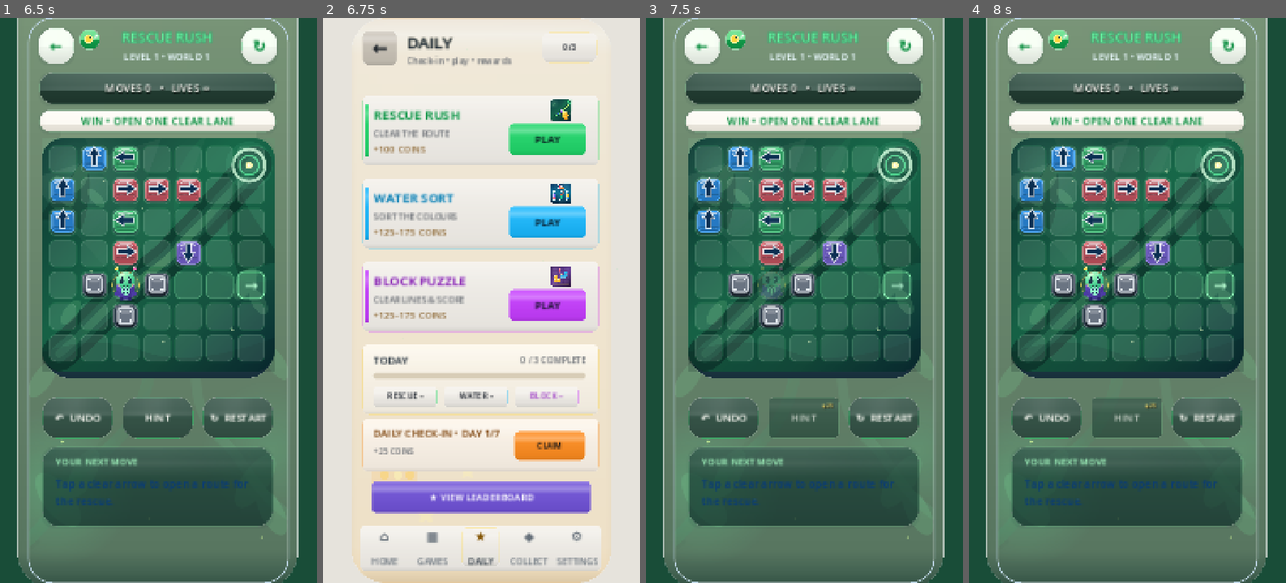
Above: before the commit, frames 1-4 (left to right).
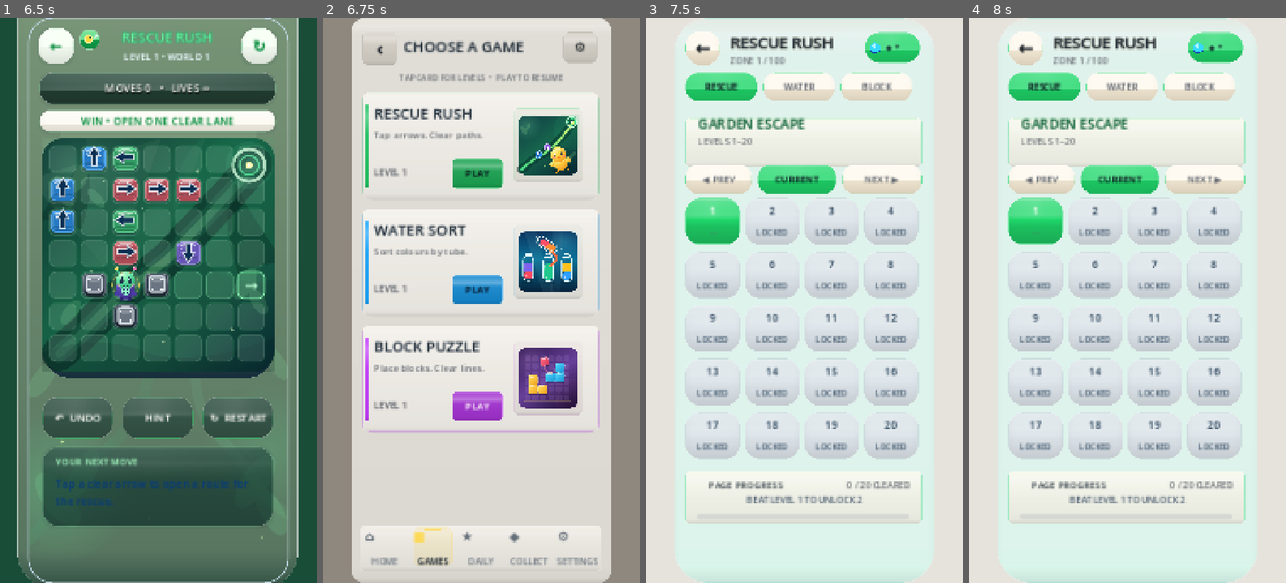
Above: after the commit, the same moments.

Repository: eghosa001/unjam
Game: Godot game, scene res://scenes/Boot.tscn
Two runs of this game, one before a commit and one after it. Both use one fixed random seed, a clock stepped at 60 frames per second and the inputs below.
Inputs (mouse positions are in pixels of both pictures, inside the frame that each line leads up to):
- Up to frame 1 (6.5 s): tap Enter at 0.5 s; move the mouse to (228, 272) at 0.52 s; click (228, 272) at 0.67 s; tap Space at 1.25 s; drag from (95, 328) to (142, 413) at 1.27 s; click "PLAY DAILY" at 2 s; click "PLAY" at 2.75 s; click "PLAY NOW" at 3.5 s; click "↻ RESTART" at 4.25 s; click "↻ RESTART" at 5 s; click "↻ RESTART" at 5.75 s
- Up to frame 2 (6.75 s): click "←" at 6.5 s
- Up to frame 3 (7.5 s): click "PLAY" at 7.25 s
- Up to frame 4 (8 s): no input

Frame 1 is identical in both runs. In frame 2, 50% of the frame differs, in the area x 0-100%, y 0-100%; in frame 3, 99%; in frame 4, 99%.

Commit message:
Fix reported Android issues together: Block tray scale, Water bottle arc, one-step Back and Quality Lab contrast (#322)
* Route every in-game Back directly to Choose Game without transient Home or level browser

* Scale Block tray pieces to the actual 8x8 board instead of tiny fixed 37px artwork

* Animate left-edge Water Sort bottles along real smooth travel arcs before tilt and pour

* Use typed tween callback variable for source bottle Bézier arc compatibility

* Repair Device Quality Lab white-on-white readability on Samsung themes using guaranteed dark panel and high contrast controls

* Verify one-step Back to Choose Game for Rescue, Water and Block, preserving stale-signal guards

* Ensure rapid double Back stays on Choose Game without second navigation

* Test direct game Back to Choose Game with no intermediate levels/home

* Assert Block Puzzle exits directly to selector with no transitional screen

* Use full tray width and taller slots to enlarge all three Block Puzzle pieces without moving the 8x8 board

* Test actual bottle flight arc and reduced-motion variant in first Water Sort layout

* Verify enlarged Block tray cells and slot geometry on three Android viewport sizes

* Regress-proof the actual Samsung screenshot contrast fault in Device Quality Lab

* Update Block tray size regression expectations for enlarged three-slot layout

* Fix duplicate local variable in focused Block Puzzle visual regression

* Avoid preexisting board_cell local in scoped Block Puzzle ratio test

* Test that quitting daily puzzles also returns directly to Choose Game, while daily completions still return Daily

* Expect direct Choose Game route after an async-launched game exits

* Prevent Water theme callbacks on detached scene from throwing during fast Android Back transitions

* Inspect real Android quality modal button style during focused visual regression

* Darken Quality Lab action buttons to achieve readable white text on real Samsung display

Diff:
--- a/scripts/game/block_puzzle_3d.gd
+++ b/scripts/game/block_puzzle_3d.gd
@@ -254,7 +254,7 @@
 	piece_row.name = "BlockPieceRow"
 	piece_row.alignment = BoxContainer.ALIGNMENT_CENTER
 	piece_row.add_theme_constant_override("separation", 7)
-	FigmaReferenceCanvas.set_rect(piece_row, 20, 536, 350, 96)
+	FigmaReferenceCanvas.set_rect(piece_row, 20, 532, 350, 110)
 	canvas.add_child(piece_row)
 
 	var status_region := Control.new()
@@ -383,9 +383,11 @@
 
 func _tray_piece_button_size() -> Vector2:
 	# This scene is authored on a 390x844 Figma canvas and scales uniformly as a
-	# whole. Keep three 104px slots inside the 326px row while trimming unused
-	# vertical tray space so the blocks themselves own the visual hierarchy.
-	return Vector2(104, 96)
+	# whole. The former 104px slots wasted 24px of horizontal room and made
+	# the bricks look tiny beside the board-sized drag preview. Three 112px
+	# slots plus two 7px gutters now fill the actual 350px row; the full
+	# 104px vertical slot still stays within the existing 120px tray card.
+	return Vector2(112, 104)
 
 func load_level() -> void:
 	_clear_transition_active = false
--- a/scripts/game/water_sort_casual.gd
+++ b/scripts/game/water_sort_casual.gd
@@ -418,6 +418,11 @@
 	board.position = Vector2(194.0 - content_w * 0.5, 169.0 + (450.0 - content_h) * 0.5)
 
 func _shell_dark_mode() -> bool:
+	# Scene exits detach the outgoing Water game synchronously. Deferred
+	# theme/shell callbacks can still arrive before queue_free completes; do
+	# not consult SceneTree through a detached control (Android Back flicker).
+	if not is_inside_tree():
+		return false
 	var main := get_tree().current_scene
 	var shell := main.get_node_or_null("UXShell") if main != null else null
 	return shell != null and String(shell.get("theme_mode")) == "dark"
--- a/scripts/game/water_sort_reference_motion.gd
+++ b/scripts/game/water_sort_reference_motion.gd
@@ -275,6 +275,18 @@
 			+ p3 * (t * t * t)
 		)
 	return points
+
+func _bottle_travel_arc(start: Vector2, destination: Vector2, fraction: float, height: float) -> Vector2:
+	# The BOTTLE must travel in an arc as well as the liquid. A straight
+	# position tween made the leftmost tutorial tube slide horizontally into
+	# its receiver, which looked like one bottle passing inside the other.
+	# Analytic curve: same endpoints as the old tween, no extra nodes/timers.
+	var t := clampf(fraction, 0.0, 1.0)
+	var ease := t * t * (3.0 - 2.0 * t)
+	var point := start.lerp(destination, ease)
+	var arc := 4.0 * t * (1.0 - t) * maxf(0.0, height)
+	point.y -= arc
+	return point
 
 func _pour_direction(from_rect: Rect2, to_rect: Rect2, source_width: float, viewport_width: float) -> float:
 	var horizontal_delta := to_rect.get_center().x - from_rect.get_center().x
@@ -430,8 +442,19 @@
 	desired = _clamp_pour_source_position(desired, ghost.size, viewport_size.x)
 	desired = _clamp_rotated_source_position(desired, ghost, final_rotation, viewport_size)
 	var travel_time := MotionSystem.duration(&"travel")
-	var travel := create_tween().set_trans(Tween.TRANS_CUBIC).set_ease(Tween.EASE_OUT)
-	travel.tween_property(ghost, "position", desired, travel_time)
+	var travel_start := ghost.position
+	var travel_rise := clampf(travel_start.distance_to(desired) * 0.22, 30.0, 88.0)
+	if MotionSystem.reduced():
+		travel_rise = 12.0
+	# A single tween now guides the source bottle around a visible arc toward
+	# the receiver mouth. The ghost remains upright until it reaches the tip
+	# position, and the existing liquid Bézier begins only after the tilt.
+	var travel := create_tween()
+	var update_travel := func(progress: float) -> void:
+		if is_instance_valid(ghost):
+			var point := _bottle_travel_arc(travel_start, desired, progress, travel_rise)
+			ghost.position = Vector2(point.x, maxf(12.0, point.y))
+	travel.tween_method(update_travel, 0.0, 1.0, travel_time)
 	await travel.finished
 	if not is_instance_valid(ghost) or not is_instance_valid(receiver):
 		_abort_pour_visuals(ghost, receiver, source_index, target_index)
--- a/scripts/ui/block_piece_button.gd
+++ b/scripts/ui/block_piece_button.gd
@@ -480,10 +480,14 @@
 	return _tray_cell_size(max_x, max_y)
 
 func _tray_cell_size(max_x: int, max_y: int) -> float:
-	var fit_cell := minf((size.x - 4.0) / float(max_x + 1), (size.y - 4.0) / float(max_y + 1))
-	# Tray pieces should be immediately legible and slightly larger than the 32.6px board
-	# cells, while still fitting the tallest three-cell shapes without clipping.
-	return clampf(minf(37.0, fit_cell), 18.0, 37.0)
+	var fit_cell := minf((size.x - 8.0) / float(max_x + 1), (size.y - 8.0) / float(max_y + 1))
+	# Formerly capped at 37 authored pixels even on 1080px phones where the
+	# BOARD tiles are 80-90px. That made the tray feel miniature, followed by
+	# an oversized ghost when dragging. Fill the actual slot and size each
+	# piece relative to its board, while guaranteeing the entire shape fits.
+	var board_cell := _board_cell_visual_size(_game())
+	var preferred := clampf(board_cell * 0.84, 43.0, 68.0) if board_cell > 0.0 else 58.0
+	return maxf(16.0, minf(preferred, fit_cell))
 
 func _draw_block(rect: Rect2, fill: Color) -> void:
 	var radius := maxi(5, int(rect.size.x * 0.18))
--- a/scripts/ui/device_quality_lab.gd
+++ b/scripts/ui/device_quality_lab.gd
@@ -46,6 +46,15 @@
 	panel.custom_minimum_size.x = 356
 	panel.add_theme_stylebox_override("panel", UI.solid_box(Color("#1c293c"),19,Color("#5a84aa"),2))
 	scroll.add_child(panel)
+	# Some runtime themes overwrite the panel style with a light surface. The
+	# Android report then has white text on grey (as in the supplied capture).
+	# This explicit opaque interior remains dark regardless of theme overrides.
+	var contrast := ColorRect.new()
+	contrast.name = "QualityLabContrastSurface"
+	contrast.color = Color("#15283c")
+	contrast.mouse_filter = Control.MOUSE_FILTER_IGNORE
+	panel.add_child(contrast)
+	contrast.set_anchors_and_offsets_preset(Control.PRESET_FULL_RECT)
 	var pad := MarginContainer.new()
 	for edge in ["left","right","top","bottom"]:
 		pad.add_theme_constant_override("margin_%s" % edge,17)
@@ -91,6 +100,8 @@
 	label.size_flags_horizontal = Control.SIZE_EXPAND_FILL
 	label.accessibility_name = value
 	parent.add_child(label)
+	label.add_theme_color_override("font_color",color)
+	label.add_theme_color_override("font_shadow_color",Color("#000000",0.1))
 	return label
 
 func _button(parent: Node, title: String, color: Color, callback: Callable) -> Button:
@@ -102,6 +113,17 @@
 	action.accessibility_name = title
 	action.pressed.connect(callback)
 	parent.add_child(action)
+	# Force explicit contrast on Android regardless of the global light/dark
+	# card skin. The old shared-style path could render white buttons with
+	# white text or near-grey panels under an opaque modal.
+	action.add_theme_stylebox_override("normal",UI.solid_box(color.darkened(0.29),13,Color("#b6d6e2",0.68),1))
+	action.add_theme_stylebox_override("hover",UI.solid_box(color.darkened(0.15),13,Color("#cceaf5"),2))
+	action.add_theme_stylebox_override("pressed",UI.solid_box(color.darkened(0.15),13,Color("#cceaf5"),2))
+	action.add_theme_stylebox_override("disabled",UI.solid_box(Color("#354859"),13,Color("#70879a"),1))
+	action.add_theme_color_override("font_color",Color.WHITE)
+	action.add_theme_color_override("font_hover_color",Color.WHITE)
+	action.add_theme_color_override("font_pressed_color",Color.WHITE)
+	action.add_theme_color_override("font_disabled_color",Color("#d3e3ed"))
 	action.set_deferred("focus_mode",Control.FOCUS_ALL)
 	return action
 
--- a/scripts/ui/robust_main.gd
+++ b/scripts/ui/robust_main.gd
@@ -617,26 +617,22 @@
 	return _game_context(game, selected_game_id, false)
 
 
-func _return_from_game(game_id: String, was_daily: bool, level_number: int = -1) -> void:
-	_remove_active_game()
+func _return_from_game(game_id: String, was_daily: bool, _level_number: int = -1) -> void:
+	# Exit directly to CHOOSE GAME, without rebuilding a Level Select page or
+	# momentarily revealing Home underneath the incoming persistent Live layer.
+	# Both the in-game Back button and Android Back use this single transition.
+	# Preserve game identity for the next intentional campaign selection.
+	if game_id in MultiGameManager.GAME_IDS:
+		selected_game_id = game_id
 	if was_daily:
-		_return_from_daily(game_id)
-		return
-	if game_id == "rescue_rush":
-		selected_game_id = "rescue_rush"
-		if level_number > 0:
-			selected_world = LevelManager.world_for_level(level_number)
-		build_level_select()
-		return
-	if game_id not in ["water_sort", "block_puzzle"]:
+		_restore_campaign_checkpoint_after_daily(game_id)
+	# The premium game picker is a persistent, ready surface. Show it *before*
+	# disposing of the old game so no blank/incorrect frame can flash between.
+	if has_method("_open_games_surface"):
+		call("_open_games_surface")
+	else:
+		_remove_active_game()
 		build_home()
-		return
-	selected_game_id = game_id
-	var target_level := level_number if level_number > 0 else MultiGameManager.highest_level(game_id)
-	selected_multi_world = MultiGameManager.world_for_game_level(game_id, target_level)
-	selected_multi_page = _multi_page_for_level(game_id, target_level)
-	build_multi_level_select()
-
 
 func force_back_from_game() -> void:
 	if current_surface == "game_loading":
--- a/tests/validate_async_game_scene_launch.gd
+++ b/tests/validate_async_game_scene_launch.gd
@@ -35,7 +35,7 @@
 	if not _check(String(main.get("current_surface")) == "game", "Game launcher never settled into gameplay"):return
 	main.call("force_back_from_game")
 	await _frames(4)
-	if not _check(main.get("active_game") == null and String(main.get("current_surface")) == "levels", "Back after async game launch failed"):return
+	if not _check(main.get("active_game") == null and String(main.get("current_surface")) == "live", "Back after async game launch failed to land on Choose Game"):return
 
 	# Navigation churn must not leak active games or leave a "game_loading"
 	# overlay across subsequent home/selector transitions.
--- a/tests/validate_block_visual_integrity.gd
+++ b/tests/validate_block_visual_integrity.gd
@@ -116,6 +116,25 @@
 	if piece_row == null or piece_row.get_child_count() != 3:
 		game.queue_free()
 		return _fail("Block Puzzle tray does not contain exactly three visual slots")
+	# On compact and large phones, the pieces must fill their tray slots
+	# without becoming tiny relative to the 8x8 board and the exact-size ghost.
+	var scale_fixture_cells: Array = game.get("cell_buttons")
+	if scale_fixture_cells.is_empty():
+		game.queue_free()
+		return _fail("Block board has no cells for drag/tray proportion checks")
+	var tray_reference_cell_size := (scale_fixture_cells[0] as Control).size.x
+	var source_piece := piece_row.get_child(0) as SmoothBlockPieceButton
+	if source_piece == null:
+		game.queue_free()
+		return _fail("Block tray source renderer missing")
+	var three_wide_tile := float(source_piece.call("_tray_cell_size",2,0))
+	if three_wide_tile < minf(tray_reference_cell_size * 0.85, 30.0):
+		game.queue_free()
+		return _fail("Block tray is still miniature compared to board-aligned ghost")
+	if source_piece.size.x < 110.0 or source_piece.size.y < 100.0:
+		game.queue_free()
+		return _fail("Block tray still wastes available space and visually shrinks bricks")
+
 	var original_ids: Array[int] = []
 	for child in piece_row.get_children():
 		if not child is SmoothBlockPieceButton:
--- a/tests/validate_daily_and_late_water_runtime.gd
+++ b/tests/validate_daily_and_late_water_runtime.gd
@@ -45,8 +45,8 @@
 		return _fail(save_manager, original, "Water Daily did not launch as a Daily game")
 	active_water.emit_signal("quit_requested")
 	await _frames(5)
-	if String(main.get("current_surface")) != "daily" or main.get("active_game") != null:
-		return _fail(save_manager, original, "Quitting Water Daily did not return to Daily Games")
+	if String(main.get("current_surface")) != "live" or main.get("active_game") != null:
+		return _fail(save_manager, original, "Quitting Water Daily did not return to Choose Game")
 
 	main.call("start_game_daily", "block_puzzle")
 	var active_block = await _wait_for_game(main)
@@ -63,8 +63,8 @@
 		return _fail(save_manager, original, "Rescue Daily did not launch as a Daily game")
 	main.call("force_back_from_game")
 	await _frames(5)
-	if String(main.get("current_surface")) != "daily" or main.get("active_game") != null:
-		return _fail(save_manager, original, "Android/back exit from Rescue Daily did not return to Daily Games")
+	if String(main.get("current_surface")) != "live" or main.get("active_game") != null:
+		return _fail(save_manager, original, "Android/back exit from Rescue Daily did not return to Choose Game")
 
 	for game_id in ["water_sort", "block_puzzle", "rescue_rush"]:
 		var state: Dictionary = main.call("_daily_ui_state", game_id, Color.WHITE)
--- a/tests/validate_device_quality_lab.gd
+++ b/tests/validate_device_quality_lab.gd
@@ -39,6 +39,16 @@
 	var start := _find_button(panel,"START 90S")
 	if scroll == null or report == null or start == null:
 		return _fail("Quality Lab modal is missing controls or report")
+	var contrast := panel.find_child("QualityLabContrastSurface",true,false) as ColorRect
+	if contrast == null or contrast.color.get_luminance() > 0.20 or contrast.color.a < 0.99:
+		return _fail("Device Quality Lab must keep white report text against a guaranteed opaque dark surface")
+	var current_button_style := start.get_theme_stylebox("normal")
+	print("DEVICE_QA_BUTTON_STYLE: ",current_button_style.get_class() if current_button_style != null else "none", " override=",start.has_theme_stylebox_override("normal")," brightness=", (current_button_style as StyleBoxFlat).bg_color.get_luminance() if current_button_style is StyleBoxFlat else -1.0)
+	var start_style := current_button_style as StyleBoxFlat
+	if start_style == null or start_style.bg_color.get_luminance() > 0.31:
+		return _fail("Device Quality Lab start control lost its distinct high contrast fill")
+	if start.get_theme_color("font_color").get_luminance() < 0.80:
+		return _fail("Device Quality Lab action text is illegible against its button fill")
 	var rect := scroll.get_global_rect()
 	# The game renders a 1080x1920 authored canvas into a 540x960
 	# desktop test window. Compare the modal in canvas coordinates.
--- a/tests/validate_game_back_consistency.gd
+++ b/tests/validate_game_back_consistency.gd
@@ -17,7 +17,7 @@
 	main.set("selected_game_id", "block_puzzle")
 	main.call("force_back_from_game")
 	await _frames(4)
-	if String(main.get("selected_game_id")) != "water_sort" or String(main.get("current_surface")) != "levels":
+	if String(main.get("selected_game_id")) != "water_sort" or String(main.get("current_surface")) != "live":
 		return _fail("Back from Water Sort followed stale game selection")
 
 	main.call("start_level", 3)
@@ -33,13 +33,15 @@
 	main.set("selected_game_id", "water_sort")
 	main.call("force_back_from_game")
 	await _frames(4)
-	if String(main.get("selected_game_id")) != "rescue_rush" or String(main.get("current_surface")) != "levels":
+	if String(main.get("selected_game_id")) != "rescue_rush" or String(main.get("current_surface")) != "live":
 		return _fail("Back from Rescue Rush followed stale game selection")
 	# Android can dispatch a delayed button/quit/finished signal after a screen
-	# replacement. A second Back on the newly visible level page is a no-op.
+	# replacement. A second Back on the Choose Game page is a no-op.
 	main.call("force_back_from_game")
-	if String(main.get("selected_game_id")) != "rescue_rush" or String(main.get("current_surface")) != "levels":
+	if String(main.get("selected_game_id")) != "rescue_rush" or String(main.get("current_surface")) != "live":
 		return _fail("Double Back unexpectedly changed Rescue's return destination")
+	main.call("open_game_campaign","rescue_rush")
+	await _frames(2)
 	main.call("_figma_switch_level_game","block_puzzle")
 	await _frames(3)
 	if String(main.get("selected_game_id")) != "block_puzzle" or String(main.get("current_surface")) != "levels":
@@ -63,8 +65,8 @@
 		return _fail("Stale Rescue callback changed the active Block game")
 	main.call("force_back_from_game")
 	await _frames(3)
-	if String(main.get("selected_game_id")) != "block_puzzle" or String(main.get("current_surface")) != "levels":
-		return _fail("Leaving Block game routed back into the wrong campaign")
+	if String(main.get("selected_game_id")) != "block_puzzle" or String(main.get("current_surface")) != "live":
+		return _fail("Leaving Block game failed to open Choose Game directly")
 
 	stale_rescue.free()
 
--- a/tests/validate_navigation_surface_coverage.gd
+++ b/tests/validate_navigation_surface_coverage.gd
@@ -48,17 +48,17 @@
 		return
 
 	main.call("force_back_from_game")
-	if not _assert_covered(main, "Rescue Rush game -> levels immediate"):
+	if not _assert_covered(main, "Rescue Rush game -> Choose Game immediate"):
 		return
 	await _frames(3)
-	if not _assert_surface(main, "levels", "Rescue Rush game -> levels settled"):
-		return
-
-	main.call("build_home")
-	if not _assert_covered(main, "levels -> home immediate"):
-		return
-	await _frames(2)
-	if not _assert_surface(main, "home", "levels -> home settled"):
+	if not _assert_surface(main, "live", "Rescue Rush game -> Choose Game settled"):
+		return
+
+	main.call("build_home")
+	if not _assert_covered(main, "Choose Game -> home immediate"):
+		return
+	await _frames(2)
+	if not _assert_surface(main, "home", "Choose Game -> home settled"):
 		return
 
 	main.call("build_settings")
@@ -139,10 +139,10 @@
 	if not _assert_surface(main, "game", "Block Puzzle levels -> game settled"):
 		return
 	main.call("force_back_from_game")
-	if not _assert_covered(main, "Block Puzzle game -> levels immediate"):
+	if not _assert_covered(main, "Block Puzzle game -> Choose Game immediate"):
 		return
 	await _frames(3)
-	if not _assert_surface(main, "levels", "Block Puzzle game -> levels settled"):
+	if not _assert_surface(main, "live", "Block Puzzle game -> Choose Game settled"):
 		return
 
 	main.queue_free()
--- a/tests/validate_reported_polish_regressions.gd
+++ b/tests/validate_reported_polish_regressions.gd
@@ -27,7 +27,7 @@
 	_require_source("res://scripts/game/game.gd", ["moves > par_moves", "moves > par_moves + 3", "assist_penalty"], "Rescue star move/assist scoring", errors)
 	_require_source("res://scripts/game/water_sort_10000.gd", ["moves <= par_moves", "moves <= two_star_moves"], "Water Sort star move scoring", errors)
 	_require_source("res://scripts/game/block_puzzle.gd", ["placements <= par_placements", "placements <= par_placements + 6"], "Block Puzzle star placement scoring", errors)
-	_require_source("res://scripts/game/block_puzzle_3d.gd", ["Rect2(17,526,354,120)", "set_rect(piece_row, 20, 536, 350, 96)", "return Vector2(104, 96)"], "Block tray phone-scale fit", errors)
+	_require_source("res://scripts/game/block_puzzle_3d.gd", ["Rect2(17,526,354,120)", "set_rect(piece_row, 20, 532, 350, 110)", "return Vector2(112, 104)"], "Block tray phone-scale fit", errors)
 	_require_source("res://scripts/ui/block_piece_button.gd", ["The tray is intentionally border-free", "Color(1,1,1,0.28)"], "Block tray visual hierarchy", errors)
 	_require_source("res://scripts/game/water_sort_reference_motion.gd", ["func _pour_tilt_degrees", "return lerpf(52.0, 40.0, tallness)", "_clamp_rotated_source_position"], "Water pour height-aware silhouette cohesion and phone framing", errors)
 	_require_source("res://scripts/game/water_sort_casual.gd", ["var ratio := 3.05 if rows == 1"], "Water onboarding bottle proportions", errors)
--- a/tests/validate_water_pour_arc.gd
+++ b/tests/validate_water_pour_arc.gd
@@ -14,6 +14,24 @@
 	if not game.has_method("_liquid_arc_points"):
 		game.queue_free()
 		return _fail("Active Water Sort motion layer does not expose curved pour geometry")
+
+	# The bottle itself now travels on a distinct upward curve before
+	# tipping, not just the water line once it reaches the other vessel.
+	var bottle_start := Vector2(22.0, 390.0)
+	var bottle_goal := Vector2(245.0, 205.0)
+	var arc_begin: Vector2 = game.call("_bottle_travel_arc", bottle_start, bottle_goal, 0.0, 74.0)
+	var arc_mid: Vector2 = game.call("_bottle_travel_arc", bottle_start, bottle_goal, 0.5, 74.0)
+	var arc_end: Vector2 = game.call("_bottle_travel_arc", bottle_start, bottle_goal, 1.0, 74.0)
+	if arc_begin.distance_to(bottle_start) > 0.01 or arc_end.distance_to(bottle_goal) > 0.01:
+		game.queue_free()
+		return _fail("Water bottle curved travel fails to preserve launch/landing points")
+	if arc_mid.y > bottle_start.lerp(bottle_goal,0.5).y - 65.0:
+		game.queue_free()
+		return _fail("First Water bottle still travels in a straight line instead of an arc")
+	var reduced_arc: Vector2 = game.call("_bottle_travel_arc", bottle_start, bottle_goal, 0.5, 12.0)
+	if absf(reduced_arc.y - bottle_start.lerp(bottle_goal,0.5).y) > 12.1:
+		game.queue_free()
+		return _fail("Reduced Motion Water travel uses too much vertical rise")
 
 	var source := Vector2(100.0, 100.0)
 	var receiver := Vector2(260.0, 280.0)
